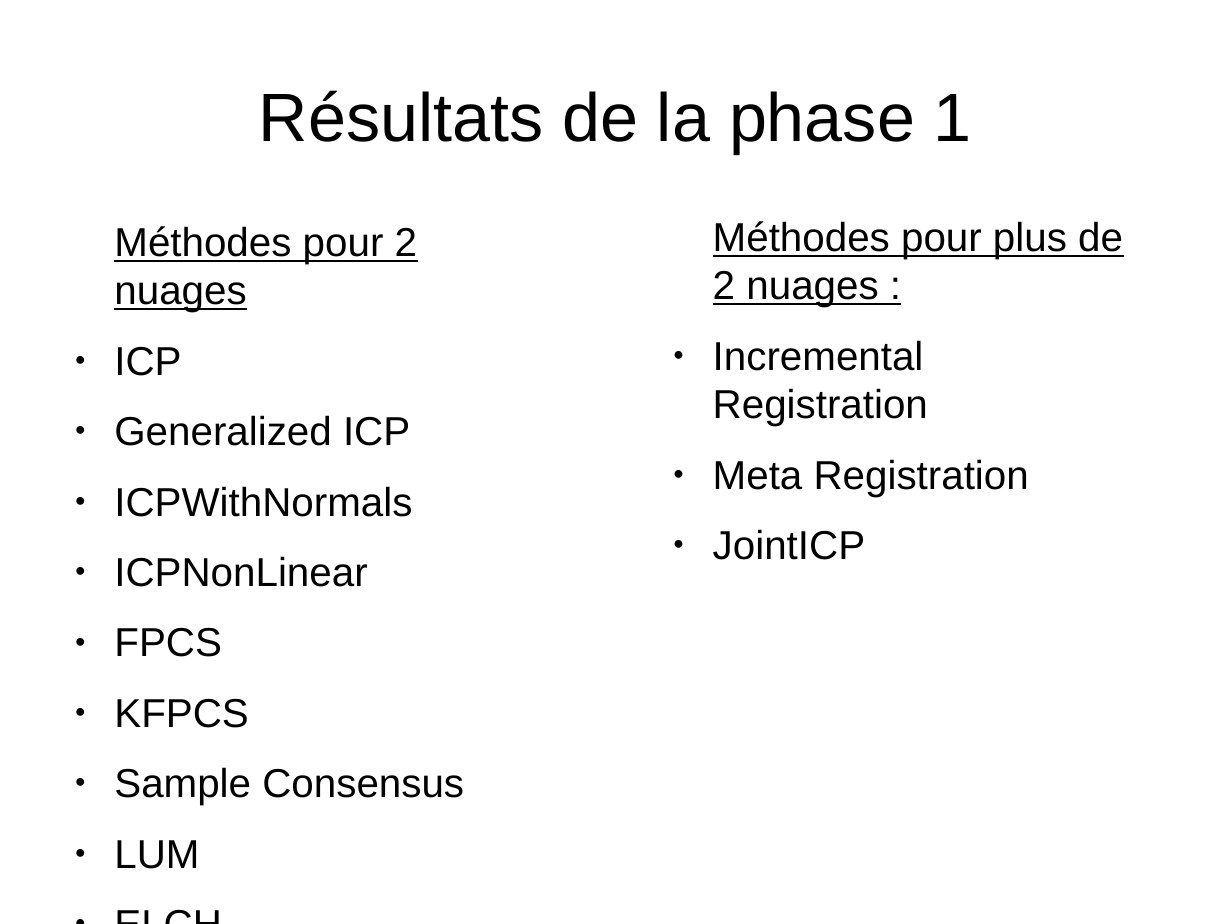
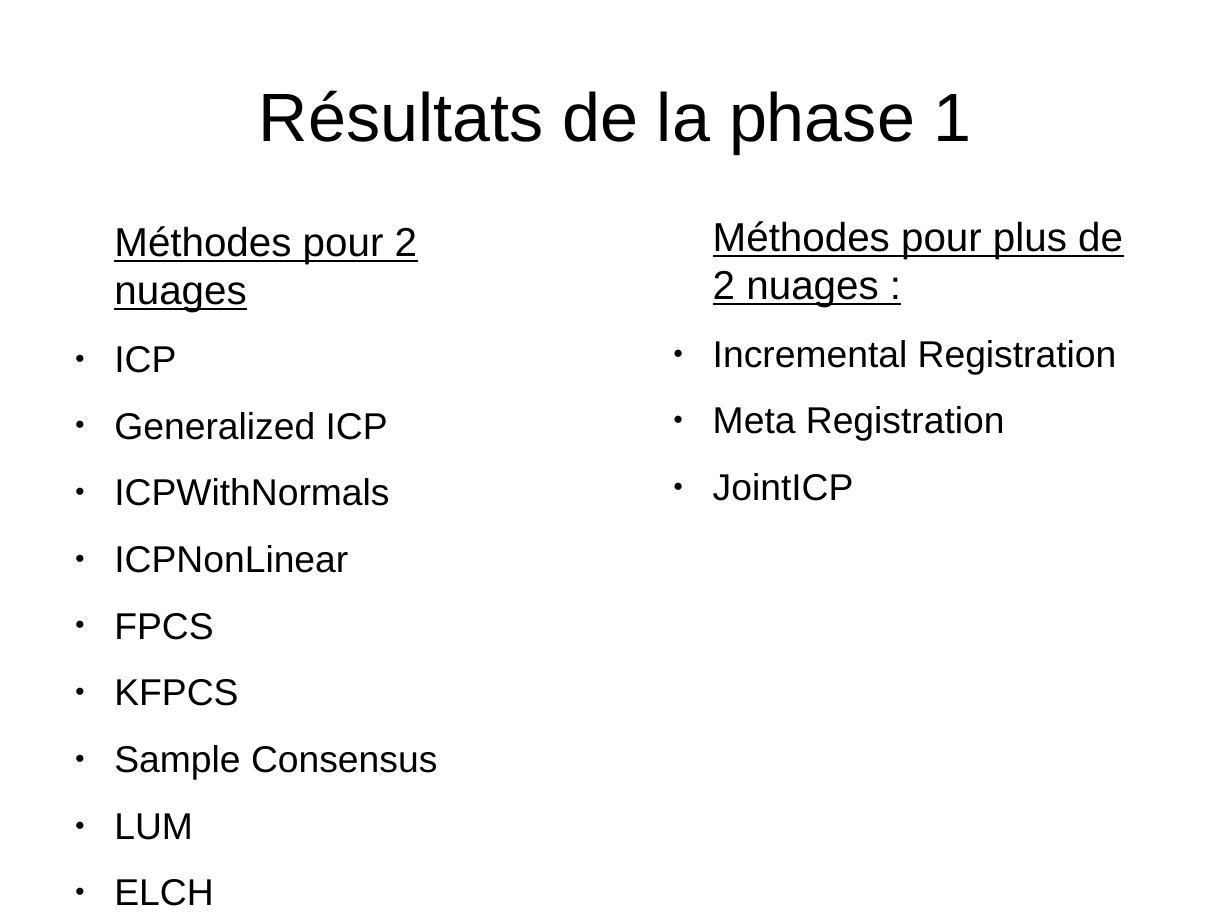
Before and after one commit to MABILYJohan/TER_Recalage_multi_points, a slide deck: slide 5 of Rapports et diapos/Diapositive_TER.odp. Drawn at 1232x924 pixels with LibreOffice and Linux fonts; fonts in the diff are those of the drawing; background and template pictures are left out. Boxes give left, top, right and bottom in pixels: in the first picture for what was removed or moved away, otherwise in the second. Text is boxed around its words. In the diff, an @@ line names an element or a change of style, - is before the commit and + after.

```diff
--- a/Rapports et diapos/Diapositive_TER.odp
+++ b/Rapports et diapos/Diapositive_TER.odp
@@ text at (114,346,437,906): size 26 to 24 pt in "ICP", "Generalized ICP", "ICPWithNormals", "ICPNonLinear" and 5 more places @@
@@ text at (713,340,1117,501): size 26 to 24 pt in "Incremental Registration", "Meta Registration", "JointICP" @@
```
Also in this commit, not shown: 8 other slides changed.
